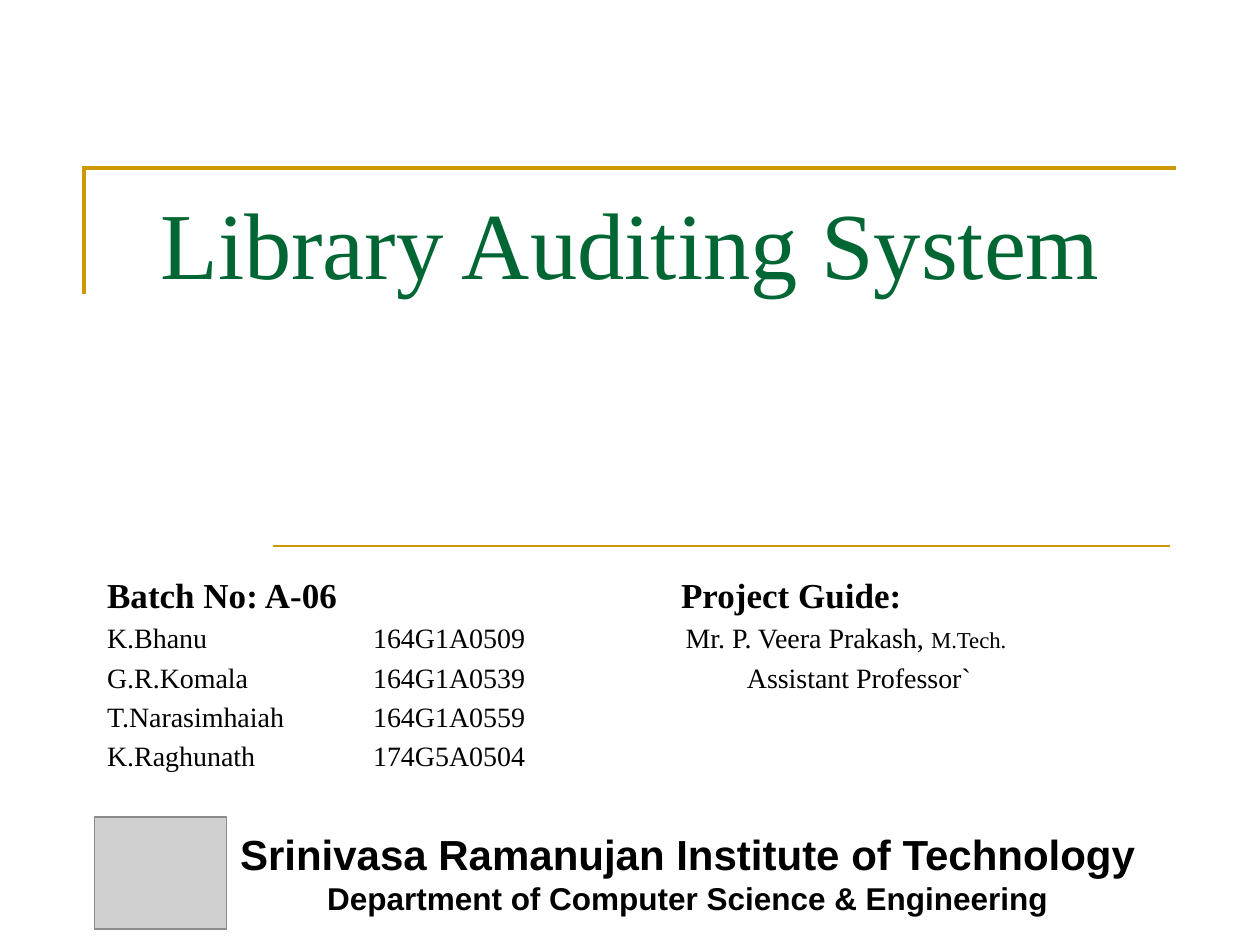
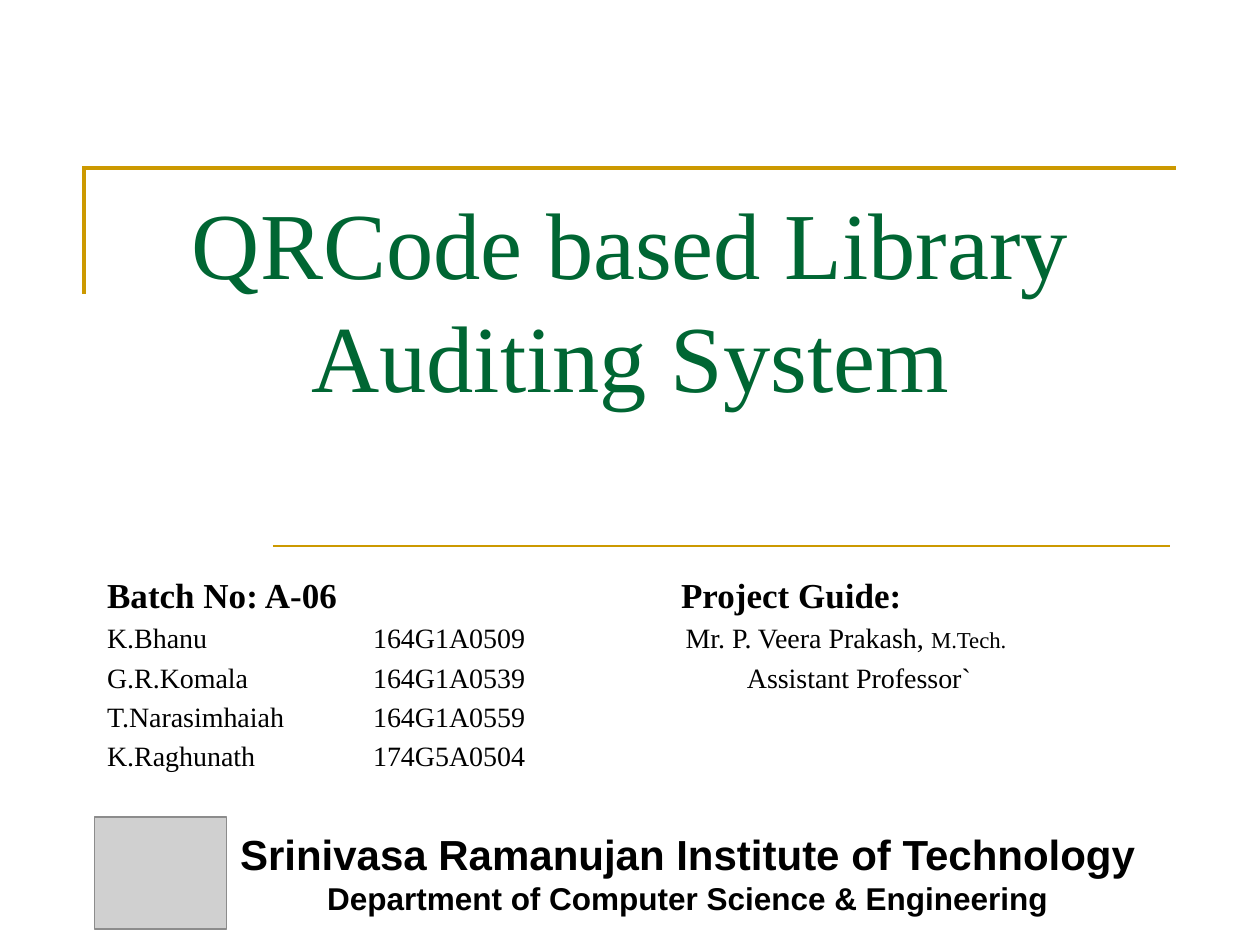
Before and after one commit to QR-Code-based-Library-Auditing-System/A6_BATCH_2020, a slide deck: slide 1 of project_abstract (3).pptx. Drawn at 1260x945 pixels with LibreOffice and Linux fonts; fonts in the diff are those of the drawing; grey boxes stand for pictures. Boxes give left, top, right and bottom in pixels: in the first picture for what was removed or moved away, otherwise in the second. Text is boxed around its words. In the diff, an @@ line names an element or a change of style, - is before the commit and + after.

```diff
--- a/project_abstract (3).pptx
+++ b/project_abstract (3).pptx
@@ title at <box>192,213,1068,410</box>: text changed @@
-Library Auditing System
+QRCode based Library Auditing System
```
Also in this commit, not shown: 1 other slide changed.
